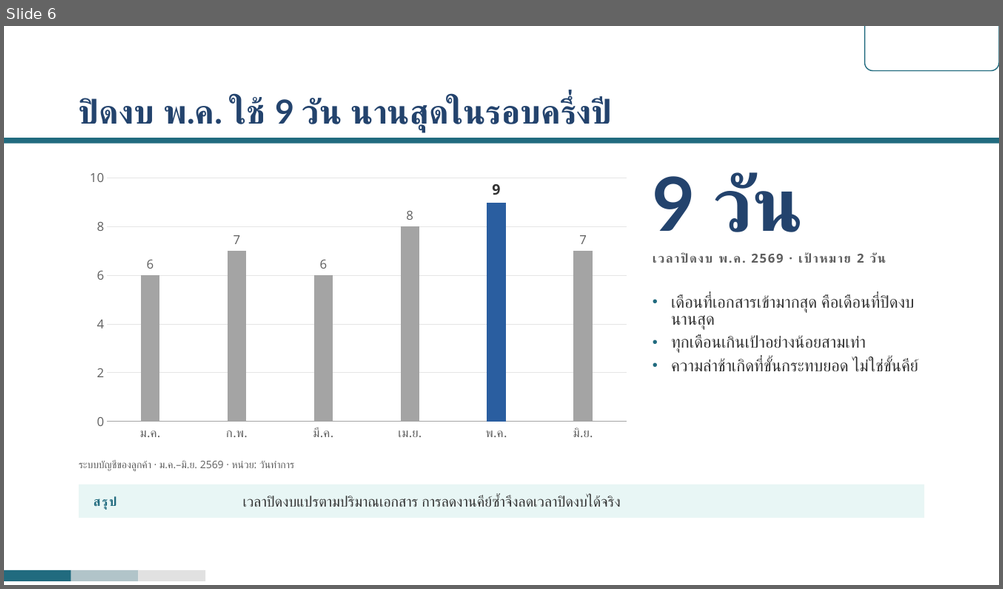
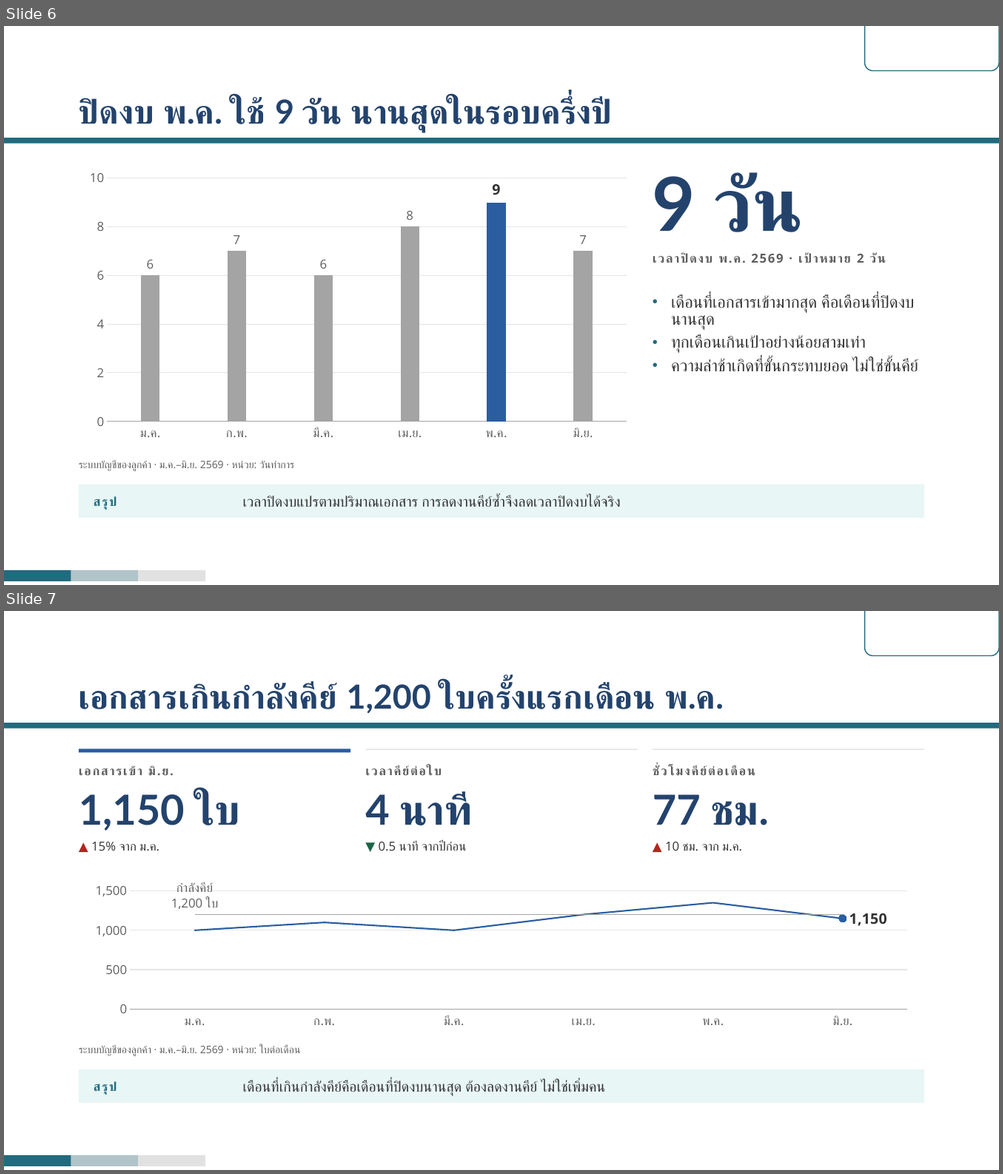
Before and after one commit to rofthanakrit-maker/nct-design-system, a slide deck: NCT-Slide-Template-Corp-Demo.pptx. Shown one above the other, each under a label of ours: slide 6 before the commit, slides 6 and 7 after it. The pictures are 1003x589 and 1003x1174 pixels, drawn with LibreOffice and Linux fonts; fonts in the diff are those of the drawing; background and template pictures are left out. Boxes give left, top, right and bottom in pixels: in the first picture for what was removed or moved away, otherwise in the second. Text is boxed around its words. In the diff, an @@ line names an element or a change of style, - is before the commit and + after.

```diff
--- a/NCT-Slide-Template-Corp-Demo.pptx
+++ b/NCT-Slide-Template-Corp-Demo.pptx
@@ slide 7 added at box(4, 611, 999, 1170), background #FFFFFF; not listed: 6 template elements that a slide beside it also shows @@
@@ title added at box(79, 683, 723, 713), 32 pt, text #23436D, bold @@
+เอกสารเกินกำลังคีย์ 1,200 ใบครั้งแรกเดือน พ.ค.
@@ rectangle added at box(79, 749, 350, 753), fill #2A5EA0 @@
@@ text added at box(137, 766, 173, 775), 12 pt, text #5F5F5F, bold @@
+เอกสารเข้า มิ.ย.
@@ rectangle added at box(365, 749, 637, 750), fill #E5E5E5 @@
@@ text added at box(402, 766, 418, 775), 12 pt, text #5F5F5F, bold @@
+เวลาคีย์ต่อใบ
@@ rectangle added at box(652, 749, 924, 750), fill #E5E5E5 @@
@@ text added at box(652, 766, 755, 775), 12 pt, text #5F5F5F, bold @@
+ชั่วโมงคีย์ต่อเดือน
@@ text added at box(79, 792, 240, 831), 40 pt, text #23436D, bold @@
+1,150 ใบ
@@ text added at box(365, 792, 469, 826), 40 pt, text #23436D, bold @@
+4 นาที
@@ text added at box(652, 795, 768, 826), 40 pt, text #23436D, bold @@
+77 ชม.
@@ text added at box(91, 842, 159, 851), 12 pt, text #333333 @@
+▲ 15% จาก ม.ค.
@@ text added at box(378, 841, 466, 851), 12 pt, text #333333 @@
+▼ 0.5 นาที จากปีก่อน
@@ text added at box(665, 842, 742, 851), 12 pt, text #333333 @@
+▲ 10 ชม. จาก ม.ค.
@@ line chart added at box(79, 880, 924, 1033) @@
+categories: ม.ค., ก.พ., มี.ค., เม.ย., พ.ค., มิ.ย.
+Series 1: 1000, 1100, 1000, 1200, 1350, 1150
+กำลังคีย์ 1,200 ใบ: 1200, 1200, 1200, 1200, 1200, 1200
@@ text added at box(79, 1045, 300, 1056), 10 pt, text #5F5F5F @@
+ระบบบัญชีของลูกค้า · ม.ค.–มิ.ย. 2569 · หน่วย: ใบต่อเดือน
@@ text added at box(94, 1082, 116, 1095), 12 pt, text #216B7F, bold @@
+สรุป
@@ text added at box(243, 1081, 605, 1096), 14 pt, text #333333 @@
+เดือนที่เกินกำลังคีย์คือเดือนที่ปิดงบนานสุด ต้องลดงานคีย์ ไม่ใช่เพิ่มคน
```
Also in this commit, not shown: 18 other files.
